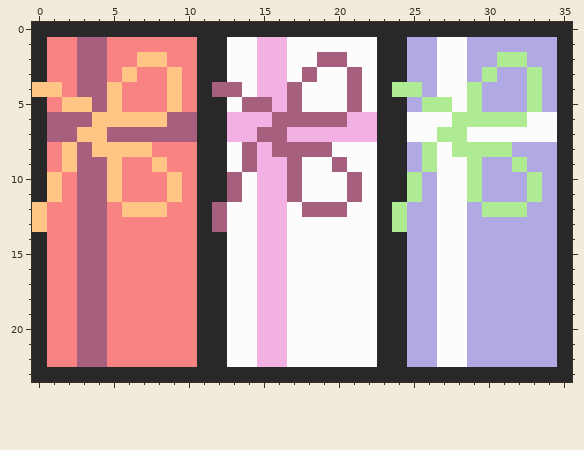
Edited in one commit: pixel-art sprite (assets/art/Presents/1x2Present.png). Above: the version before the commit.
The file is 36x24 pixels.
And afterwards:
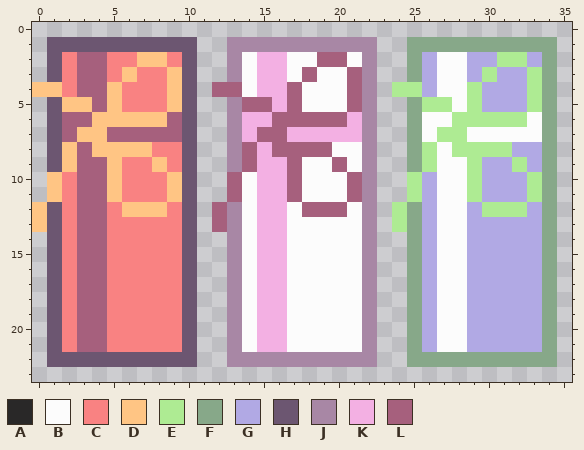
Palette (. is transparent): A #292828  B #fcfcfc  C #f98282  D #ffc584  E #aeeb93  F #87a889  G #b1a9e4  H #6c5671  J #a887a5  K #f3b0e3  L #a6607d
Difference:
Changed rows in their new state; - is an unchanged pixel.
first column x 0:
 0 ....................................
 1 .HHHHHHHHHH..JJJJJJJJJJ..FFFFFFFFFF.
 2 .H--------H..J--------J..F--------F.
 3 .H--------H..J--------J..F--------F.
 4 ----------H.----------J.----------F.
 5 .H--------H..J--------J..F--------F.
 6 .H--------H..J--------J..F--------F.
 7 .H--------H..J--------J..F--------F.
 8 .H--------H..J--------J..F--------F.
 9 .H--------H..J--------J..F--------F.
10 .---------H..---------J..---------F.
11 .---------H..---------J..---------F.
12 -H--------H.-J--------J.-F--------F.
13 -H--------H.-J--------J.-F--------F.
14 .H--------H..J--------J..F--------F.
15 .H--------H..J--------J..F--------F.
16 .H--------H..J--------J..F--------F.
17 .H--------H..J--------J..F--------F.
18 .H--------H..J--------J..F--------F.
19 .H--------H..J--------J..F--------F.
20 .H--------H..J--------J..F--------F.
21 .H--------H..J--------J..F--------F.
22 .HHHHHHHHHH..JJJJJJJJJJ..FFFFFFFFFF.
23 ....................................
Pixel boxes of the changes (left, top, right, bottom) in both pictures:
changed: (32, 22, 572, 382)
